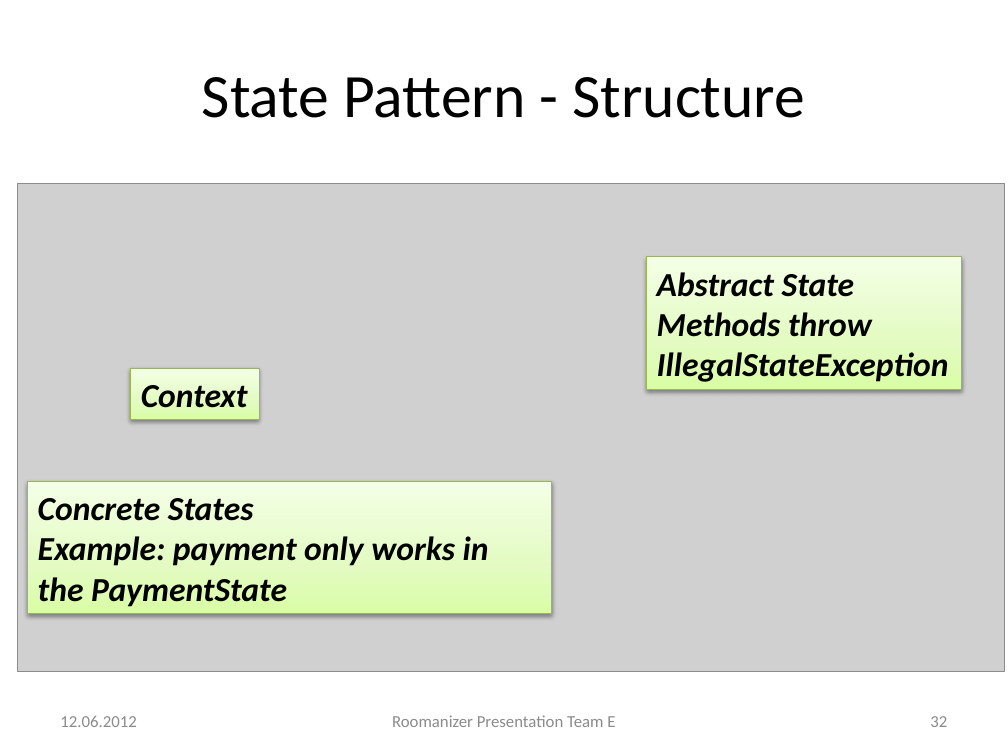
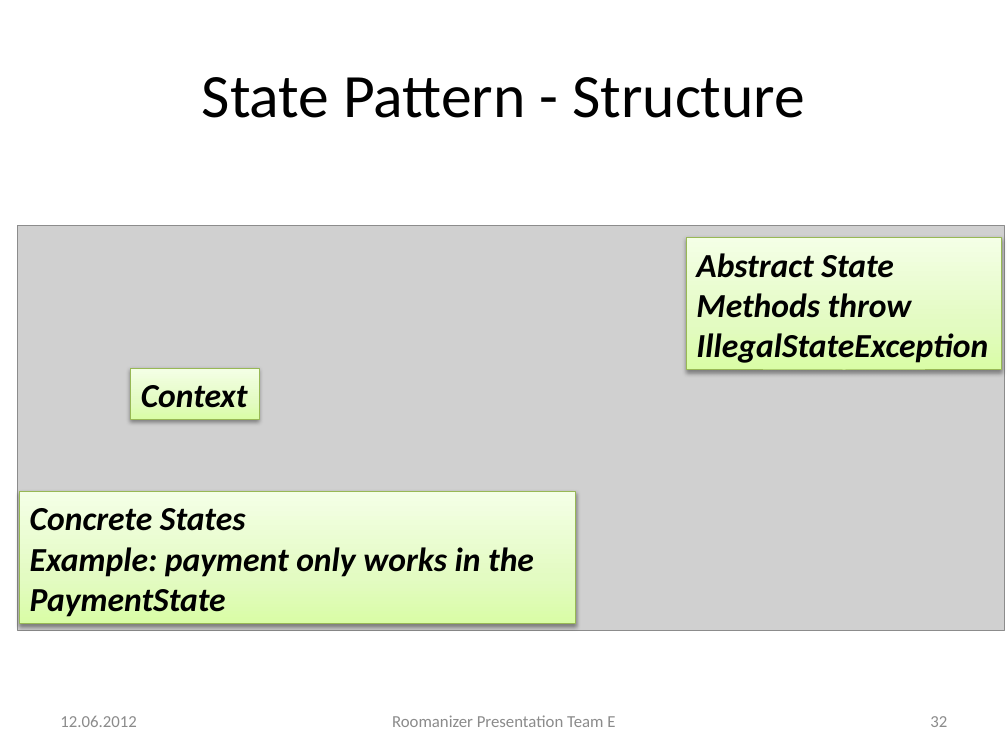
Before and after one commit to markusmo/HotelSoftware, a slide deck: slide 32 of Documentation/Praesentation/PresentationRoomanizer.pptx. Drawn at 1008x756 pixels with LibreOffice and Linux fonts; fonts in the diff are those of the drawing; grey boxes stand for pictures. Boxes give left, top, right and bottom in pixels: in the first picture for what was removed or moved away, otherwise in the second. Text is boxed around its words. In the diff, an @@ line names an element or a change of style, - is before the commit and + after.

```diff
--- a/Documentation/Praesentation/PresentationRoomanizer.pptx
+++ b/Documentation/Praesentation/PresentationRoomanizer.pptx
@@ picture resized from (x1=17, y1=183, x2=1004, y2=671) to (x1=17, y1=225, x2=1004, y2=630) @@
@@ rectangle "Abstract State" moved from (x1=647, y1=257, x2=963, y2=389) to (x1=686, y1=238, x2=1002, y2=370) @@
@@ rectangle "Concrete States" resized from (x1=28, y1=481, x2=552, y2=613) to (x1=20, y1=492, x2=576, y2=624) @@
```
Also in this commit, not shown: 5 other slides changed, 6 other files.
